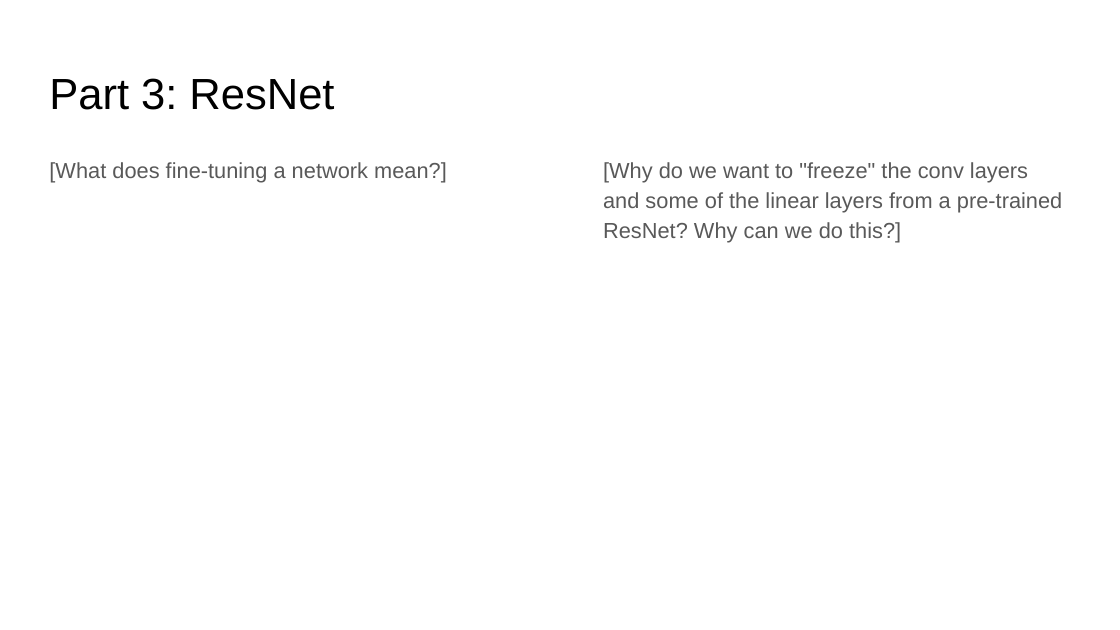
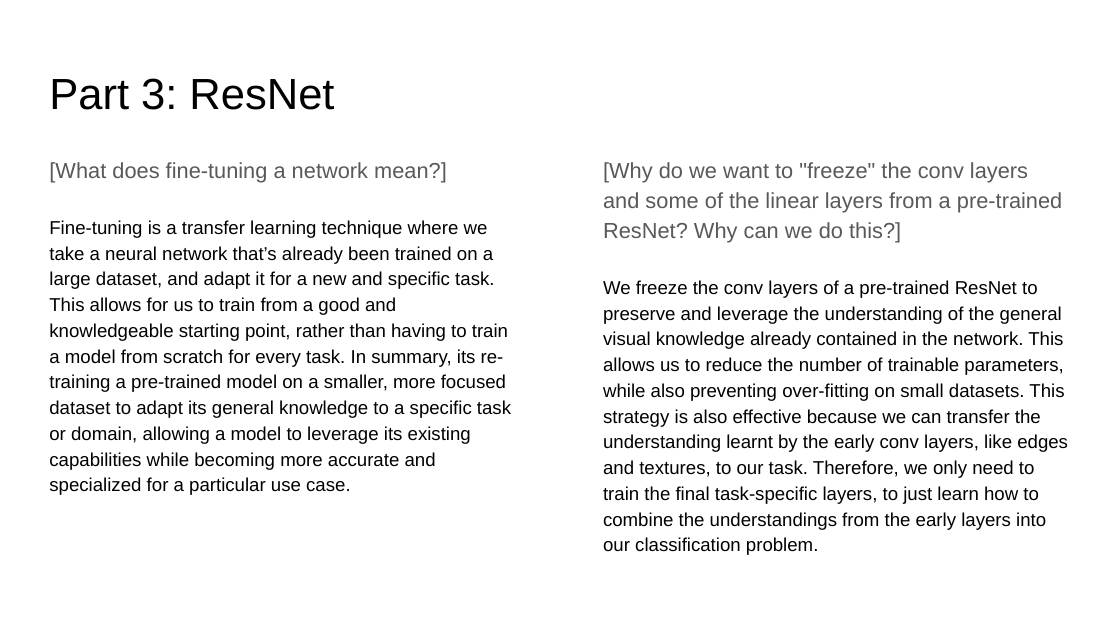
Before and after one commit to aashutoshav/Computer-Vision-Project-3, a slide deck: slide 10 of docs/proj3_report.pptx. Drawn at 1120x630 pixels with LibreOffice and Linux fonts; fonts in the diff are those of the drawing. Boxes give left, top, right and bottom in pixels: in the first picture for what was removed or moved away, otherwise in the second. Text is boxed around its words. In the diff, an @@ line names an element or a change of style, - is before the commit and + after.

```diff
--- a/docs/proj3_report.pptx
+++ b/docs/proj3_report.pptx
@@ text at <box>49,220,511,495</box>: paragraph added @@
+Fine-tuning is a transfer learning technique where we take a neural network that’s already been trained on a large dataset, and adapt it for a new and specific task. This allows for us to train from a good and knowledgeable starting point, rather than having to train a model from scratch for every task. In summary, its re-training a pre-trained model on a smaller, more focused dataset to adapt its general knowledge to a specific task or domain, allowing a model to leverage its existing capabilities while becoming more accurate and specialized for a particular use case.
@@ text at <box>603,280,1068,555</box>: paragraph added @@
+We freeze the conv layers of a pre-trained ResNet to preserve and leverage the understanding of the general visual knowledge already contained in the network. This allows us to reduce the number of trainable parameters, while also preventing over-fitting on small datasets. This strategy is also effective because we can transfer the understanding learnt by the early conv layers, like edges and textures, to our task. Therefore, we only need to train the final task-specific layers, to just learn how to combine the understandings from the early layers into our classification problem.
```
Also in this commit, not shown: 11 other slides changed, 2 slides added, 2 slides removed, 2 other files.
